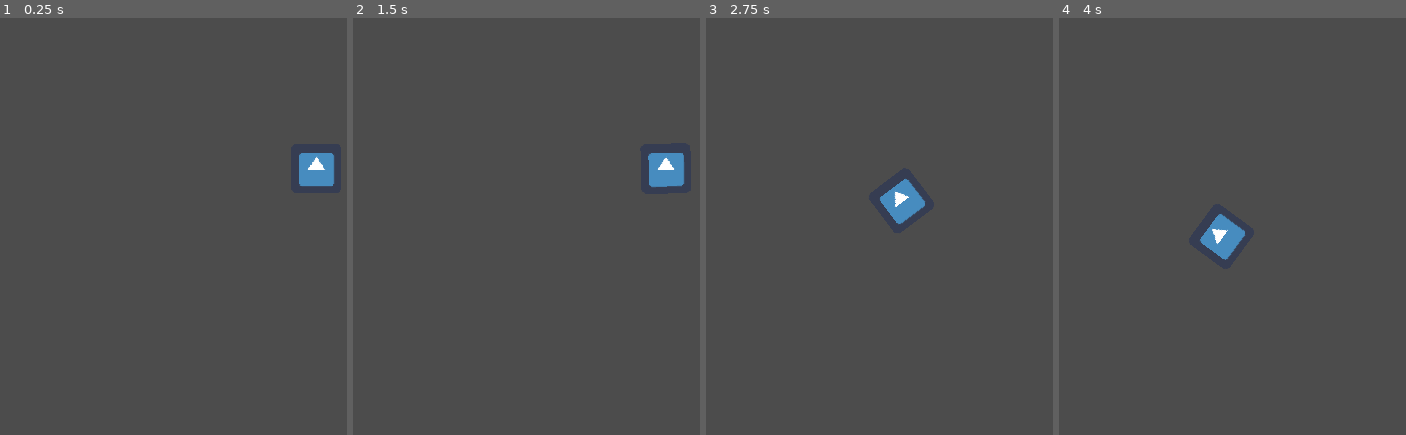
Above: before the commit, frames 1-4 (left to right).
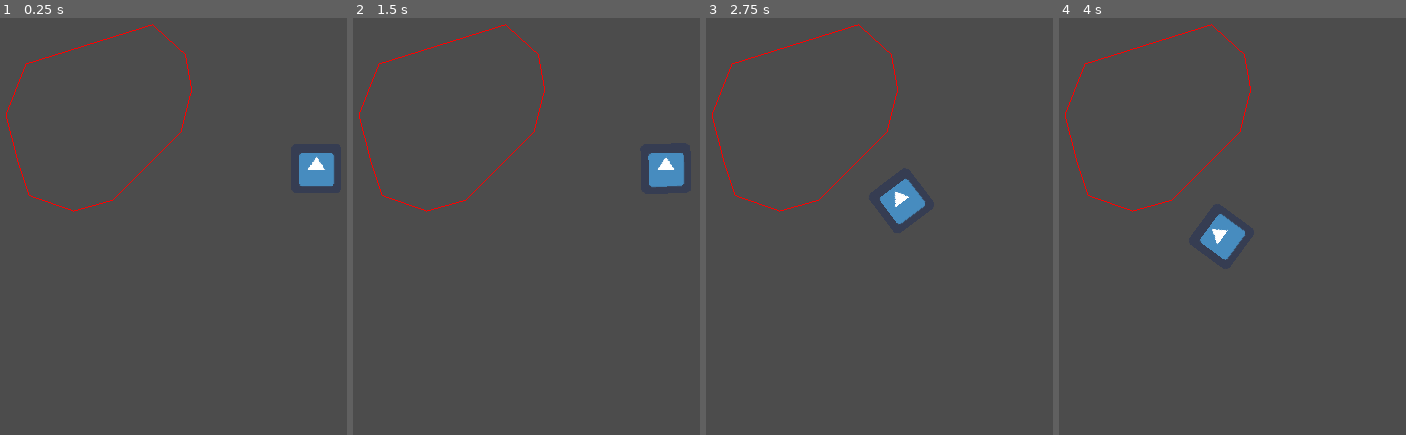
Above: after the commit, the same moments.

Repository: jcnauta/temporally
Game: Godot game, scene res://Spatial.tscn
The game is run twice, just before and just after one commit, with the same random seed, the same clock (stepped at 60 frames per second) and the same inputs. The engine's default icon, where the game draws it, is replaced by a stand-in: a white triangle on a blue panel in a dark square.
Inputs:
- Up to frame 1 (0.25 s): no input
- Up to frame 2 (1.5 s): tap Enter at 0.5 s; hold D (turnRight) 0.53-1.28 s; tap Space at 1.25 s; hold S (back) from 1.28 s (still down)
- Up to frame 3 (2.75 s): release S (back) at 2.03 s; hold D (turnRight) from 2.03 s (still down)
- Up to frame 4 (4 s): release D (turnRight) at 2.78 s; hold W (forward) 2.78-3.53 s; hold A (turnLeft) from 3.53 s (still down)

The runs differ from the first frame. In frame 1, 0.4% of the frame differs, in the area x 1-56%, y 1-47%; in frame 2, 0.4%; in frame 3, 0.4%; in frame 4, 0.4%.

Commit message:
Added track generator

Diff:
--- /dev/null
+++ b/Roadie.gd
@@ -0,0 +1,22 @@
+extends Node2D
+
+var Roadside = preload("res://Roadside.gd")
+
+var waypoints = []
+var nWps = 10
+var radius = 100
+# Generates the track.
+# First pick the center point of the track, then generate waypoints
+# at random distances from it, which will be the parcours.
+# Then create points for the track borders using bisectors,
+# and connect these to create collision objects.
+func _ready():
+  var trackCenter = Vector2(200, 200)
+  var angle = 0
+  var angles = []
+  for wp in range (nWps):
+    angles.push_back(randf() * 2 * PI)
+  angles.sort()
+  for wp in range(nWps):
+    waypoints.push_back(trackCenter + Vector2(radius + randf() * 50, 0).rotated(angles[wp]))
+  get_parent().call_deferred("add_child", Roadside.new(waypoints))
--- /dev/null
+++ b/Roadside.gd
@@ -0,0 +1,14 @@
+extends Node2D
+
+var waypoints
+
+func _init(waypoints):
+  self.waypoints = waypoints
+  print (waypoints)
+
+func _draw():
+  print("drawn")
+  for idx in range(len(waypoints)):
+    var wp1 = waypoints[idx % len(waypoints)]
+    var wp2 = waypoints[(idx + 1) % len(waypoints)]
+    draw_line(wp1, wp2, Color(255, 0, 0), 1)
--- a/Spatial.tscn
+++ b/Spatial.tscn
@@ -1,6 +1,7 @@
-[gd_scene load_steps=2 format=2]
+[gd_scene load_steps=3 format=2]
 
 [ext_resource path="res://Player.tscn" type="PackedScene" id=1]
+[ext_resource path="res://Roadie.gd" type="Script" id=2]
 
 [node name="Spatial" type="Node2D" index="0"]
 
@@ -17,3 +18,7 @@
 maxSpeed = 100.0
 turnSpeed = 1.0
 maxTurn = 1.0
+
+[node name="Roadie" type="Node2D" parent="." index="2"]
+
+script = ExtResource( 2 )
